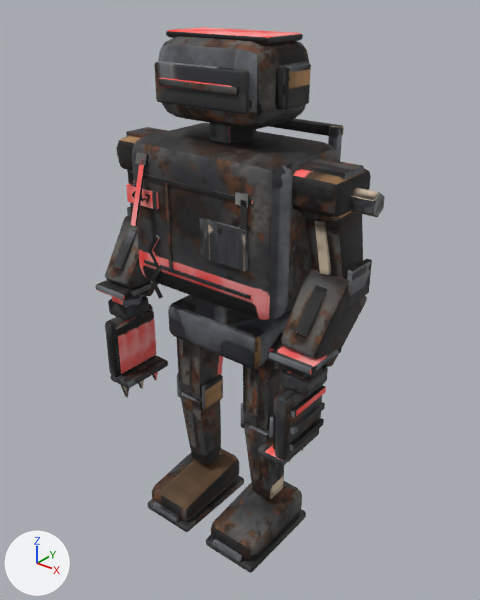
The FBX model art/robots/carrier_night/carrier_night.fbx as it was, and as the next commit left it.
Rendered twice from a 50 mm lens placed at (0.0416, -0.0509, 0.0612), pointed at (-0.001, 0.0024, 0.0282). The lights are fixed; the arrows at lower left show +X, +Y and +Z. The older version comes first. Where no turn or scale is listed for an object, it has been applied to the vertices. Vertices at exactly the same position are counted once.

The scene before the commit, as lines of its bpy script (objects in view):
```python
ob_extra = bpy.data.objects.new('Extra', me_extra)
ob_extra.location = (0.0, -0.0051, 0.0525)
ob_forearm = bpy.data.objects.new('Forearm', me_forearm)
ob_forearm.location = (-0.0126, 0.0006, 0.035)
ob_hand = bpy.data.objects.new('Hand', me_hand)
ob_hand.location = (-0.0123, -0.0044, 0.0288)
ob_leftforearm = bpy.data.objects.new('LeftForearm', me_leftforearm)
ob_leftforearm.location = (0.0126, 0.0006, 0.035)
ob_lefthand = bpy.data.objects.new('LeftHand', me_lefthand)
ob_lefthand.location = (0.0123, -0.0044, 0.0288)
ob_leftshin = bpy.data.objects.new('LeftShin', me_leftshin)
ob_leftshin.location = (0.0049, -0.0006, 0.0159)
ob_shin = bpy.data.objects.new('Shin', me_shin)
ob_shin.location = (-0.0049, -0.0006, 0.0159)
ob_thigh = bpy.data.objects.new('Thigh', me_thigh)
ob_thigh.location = (-0.0049, 0.0, 0.0253)
ob_torso = bpy.data.objects.new('Torso', me_torso)
ob_torso.location = (0.0, 0.0, 0.0258)
# also in view: 'UpperArm' at (-0.012, 0.0, 0.0399); 'Head' at (0.0, -0.0002, 0.0527); 'LeftUpperArm' at (0.012, 0.0, 0.0399); 'LeftThigh' at (0.0049, -0.0003, 0.0211)
```
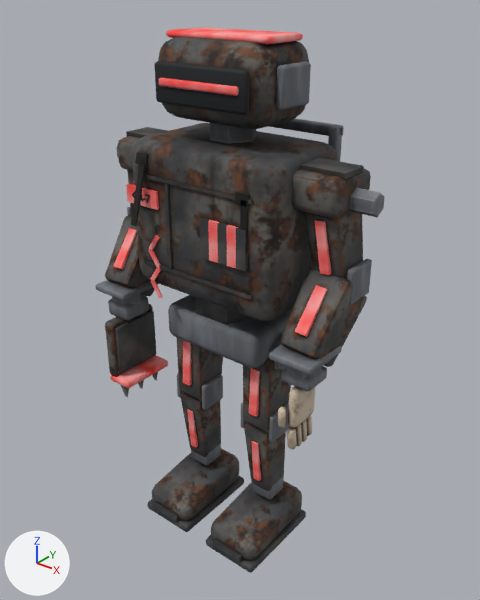
What changed in the scene script:
```text
Change me_forearm:
    where me_forearm.from_pydata(...)  # 166 vertices, 283 faces; spans x -0.00233..0.00271, y -0.00772..0.00198, z -0.00748..0.00178
    me_forearm part 2: texture (UV) coordinates of 283 of 283 faces, centred in x -0.00228..0.00271, y -0.00772..0.0019, z -0.00742..0.0015, changed; they spanned u 0.0..0.98, v 0.23..0.99 and now span u 0.0..0.98, v 0.11..0.99
Change me_leftupperarm:
    where me_leftupperarm.from_pydata(...)  # 239 vertices, 424 faces; spans x -0.00393..0.00475, y -0.00323..0.00323, z -0.00972..0.0027
    me_leftupperarm part 15: texture (UV) coordinates of 424 of 424 faces, centred in x -0.00393..0.00475, y -0.00323..0.00323, z -0.00972..0.0027, changed; they spanned u 0.16..0.99, v 0.07..0.96 and now span u 0.0..0.97, v 0.07..0.99
Change me_leftthigh:
    where me_leftthigh.from_pydata(...)  # 224 vertices, 380 faces; spans x -0.00284..0.00284, y -0.00295..0.00236, z -0.01052..0.00217
    me_leftthigh part 16: texture (UV) coordinates of 380 of 380 faces, centred in x -0.00284..0.00284, y -0.00284..0.00232, z -0.01052..0.00181, changed; they spanned u 0.05..0.99, v 0.03..0.99 and now span u 0.03..0.94, v 0.01..1.0
Change me_extra:
    where me_extra.from_pydata(...)  # 44 vertices, 84 faces; spans x -0.00473..0.00473, y -0.00022..0.00022, z -0.00038..0.00038
    me_extra part 9: texture (UV) coordinates of 84 of 84 faces, centred in x -0.00471..0.00471, y -0.00022..0.00022, z -0.00036..0.00036, changed; they spanned u 0.61..0.98, v 0.52..0.62 and now span u 0.0..0.99, v 0.35..1.0
Change me_leftforearm:
    where me_leftforearm.from_pydata(...)  # 166 vertices, 283 faces; spans x -0.00271..0.00233, y -0.00772..0.00198, z -0.00748..0.00178
    me_leftforearm part 17: texture (UV) coordinates of 283 of 283 faces, centred in x -0.00271..0.00228, y -0.00772..0.0019, z -0.00742..0.0015, changed; they spanned u 0.0..0.98, v 0.22..0.99 and now span u 0.03..0.98, v 0.09..0.99
Change me_thigh:
    where me_thigh.from_pydata(...)  # 224 vertices, 380 faces; spans x -0.00284..0.00284, y -0.00295..0.00236, z -0.01052..0.00217
    me_thigh part 11: texture (UV) coordinates of 380 of 380 faces, centred in x -0.00284..0.00284, y -0.00284..0.00232, z -0.01052..0.00181, changed; they spanned u 0.0..0.99, v 0.0..0.99 and now span u 0.02..0.94, v 0.0..1.0
Change me_head:
    where me_head.from_pydata(...)  # 352 vertices, 652 faces; spans x -0.00737..0.00737, y -0.005..0.00468, z 0.00011..0.00814
    me_head part 14: texture (UV) coordinates of 652 of 652 faces, centred in x -0.00737..0.00737, y -0.005..0.00468, z 0.00011..0.00814, changed; they spanned u 0.02..0.89, v 0.0..0.99 and now span u 0.05..0.85, v 0.0..0.99
Change me_hand:
    where me_hand.from_pydata(...)  # 285 vertices, 484 faces; spans x -0.00187..0.00297, y -0.00363..0.00319, z -0.01309..0.0
    me_hand part 1: texture (UV) coordinates of 484 of 484 faces, centred in x -0.00165..0.00297, y -0.00363..0.00319, z -0.01236..0.0, changed; they spanned u 0.0..0.99, v 0.0..0.99 and now span u 0.07..0.99, v 0.09..0.99
Change me_shin:
    where me_shin.from_pydata(...)  # 280 vertices, 484 faces; spans x -0.0035..0.0035, y -0.0072..0.0045, z -0.0159..0.0018
    me_shin part 10: texture (UV) coordinates of 484 of 484 faces, centred in x -0.0035..0.0035, y -0.0072..0.0045, z -0.0159..0.0015, changed; they spanned u 0.02..0.99, v 0.19..0.99 and now span u 0.18..0.99, v 0.03..0.99
Change me_leftshin:
    where me_leftshin.from_pydata(...)  # 280 vertices, 484 faces; spans x -0.0035..0.0035, y -0.0072..0.0045, z -0.0159..0.0018
    me_leftshin part 12: texture (UV) coordinates of 484 of 484 faces, centred in x -0.0035..0.0035, y -0.0072..0.0045, z -0.0159..0.0015, changed; they spanned u 0.0..0.99, v 0.12..0.99 and now span u 0.0..0.99, v 0.0..0.99
Change me_torso:
    remove me_torso.from_pydata(...)  # 1013 vertices, 1693 faces; spans x -0.01..0.01, y -0.0081..0.0147, z -0.0013..0.0234
    add me_torso.from_pydata(...)  # 1011 vertices, 1684 faces; spans x -0.01..0.01, y -0.0081..0.0147, z -0.0013..0.0234
    me_torso part 13: 1353 kept faces spanning x -0.01..0.01, y -0.0081..0.0147, z -0.0013..0.0234 get new texture (UV) coordinates
    edits to the shape of me_torso do not show in these pictures
Change me_lefthand:
    remove me_lefthand.from_pydata(...)  # 285 vertices, 484 faces; spans x -0.00297..0.00187, y -0.00363..0.00319, z -0.01309..0.0
    add me_lefthand.from_pydata(...)  # 477 vertices, 886 faces; spans x -0.00187..0.00187, y -0.00265..0.00192, z -0.01034..0.0
    me_lefthand part 3: the loose piece of 56 vertices spanning x -0.00165..0.00165, y -0.00187..0.00187, z -0.00319..-0.00121 is rebuilt with 56 vertices and now spans x -0.00165..0.00165, y -0.00165..0.00165, z -0.00264..-0.00132
    me_lefthand part 4: the loose piece of 8 vertices spanning x 0.00055..0.00099, y -0.00297..0.00253, z -0.00891..-0.00825 is deleted
    me_lefthand part 5: the loose piece of 8 vertices spanning x 0.00055..0.00099, y -0.00297..0.00253, z -0.00495..-0.00429 is deleted
    me_lefthand part 6: the loose piece of 6 vertices spanning x -0.00154..-0.0011, y -0.0033..-0.00198, z -0.01309..-0.01089 is deleted
    me_lefthand part 7: 170 vertices removed from x -0.00297..0.00099, y -0.00363..0.00319, z -0.01089..-0.00297; 396 vertices added at x -0.00133..0.00121, y -0.00265..0.00192, z -0.01034..-0.00258
    me_lefthand part 8: 39 kept faces spanning x -0.00187..0.00187, y -0.00162..0.00162, z -0.00154..0.0 get new texture (UV) coordinates
    other edits to the shape of me_lefthand do not show in these pictures
```

Changed parts and their boxes (x1, y1, x2, y2) in the pictures (480 x 600 px):
'LeftHand', reshaped (31% narrower, 24% shorter): before (257, 365, 328, 474); after (278, 366, 327, 449)
part 1 of me_hand, surface changed: (105, 293, 168, 398) in both
part 2 of me_forearm, surface changed: (96, 216, 158, 301) in both
part 3 of me_lefthand, rebuilt (19% shorter): before (281, 365, 328, 396); after (282, 366, 327, 391)
part 4 of me_lefthand, deleted: before (289, 418, 324, 451)
part 5 of me_lefthand, deleted: before (291, 385, 326, 418)
part 6 of me_lefthand, deleted: before (270, 460, 278, 474)
part 7 of me_lefthand, cut back: before (257, 388, 325, 466); after (278, 383, 315, 449)
part 8 of me_lefthand, surface changed (lighter): (287, 366, 322, 379) in both
part 9 of me_extra, surface changed (grey to red): (159, 78, 239, 96) in both
part 10 of me_shin, surface changed: (150, 392, 244, 529) in both
part 11 of me_thigh, surface changed: (176, 337, 223, 410) in both
part 12 of me_leftshin, surface changed: (206, 422, 300, 572) in both
part 13 of me_torso, surface changed: (126, 119, 344, 368) in both
part 14 of me_head, surface changed: (155, 29, 311, 130) in both
part 15 of me_leftupperarm, surface changed: (292, 158, 385, 305) in both
part 16 of me_leftthigh, surface changed (lighter): (241, 333, 287, 439) in both
part 17 of me_leftforearm, surface changed: (269, 269, 367, 375) in both
